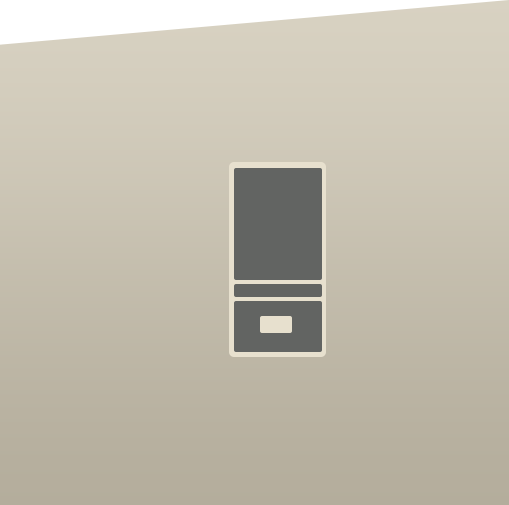
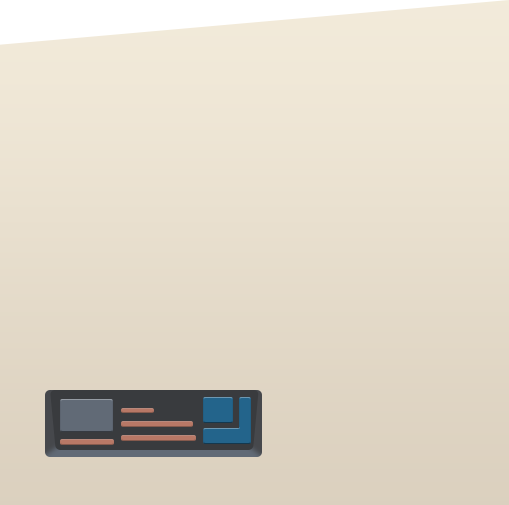
Two versions of the same layered image (509×505). Layer-by-layer changes:
added group "Group 3" with 8 layers in group "Group 1" over [0, 0, 509, 505]
added group "Group 4" with 3 layers in group "Group 3" over [60, 397, 251, 445]
added layer "Rounded Rectangle 13" (67%) in group "Group 4" over [60, 408, 196, 445]
added layer "Rounded Rectangle 9" in group "Group 4" over [203, 397, 251, 444]
added layer "Rounded Rectangle 6" in group "Group 4" over [60, 399, 113, 432]
added layer "Shape 3" in group "Group 3" over [39, 447, 268, 464]
added layer "Color Fill 1 copy" in group "Group 3" over [0, 0, 509, 505]
added layer "Color Fill 1" in group "Group 3" over [45, 390, 262, 457]
moved "Rounded Rectangle 5" into group "Group 2" over [260, 316, 292, 333]
moved "Rounded Rectangle 4" into group "Group 2" over [234, 301, 322, 352]
moved "Rounded Rectangle 3" into group "Group 2" over [234, 284, 322, 297]
moved "Rounded Rectangle 2" into group "Group 2" over [234, 168, 322, 280]
moved "Rounded Rectangle 1" into group "Group 2" over [229, 162, 326, 357]
painted on "Gradient Fill 1" over [0, 0, 509, 505]
